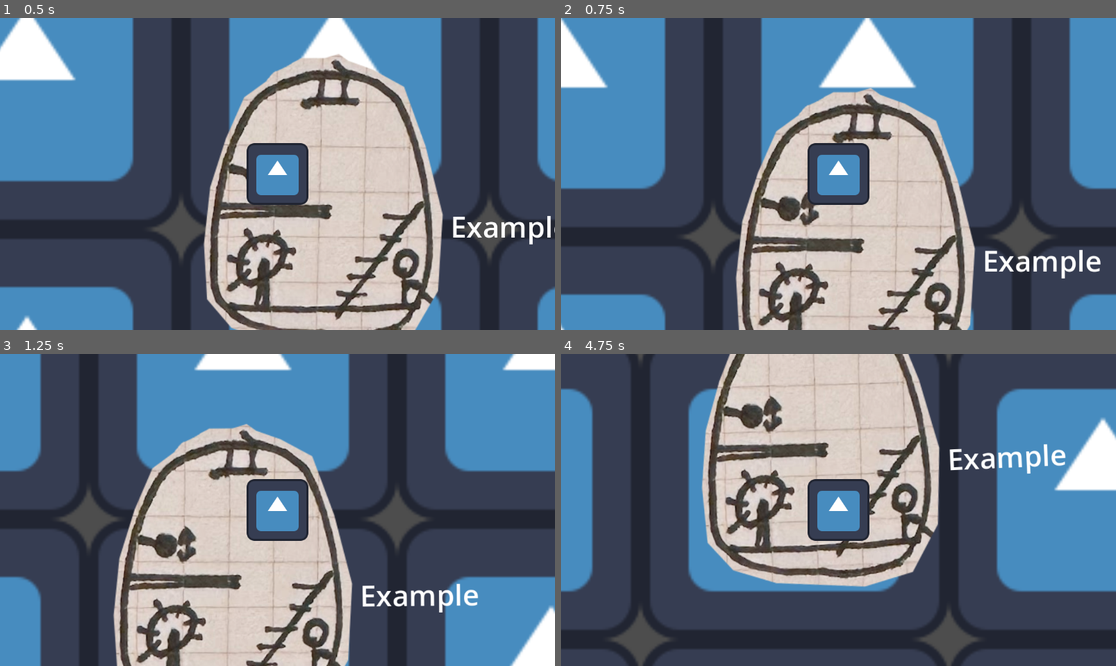
Above: before the commit, frames 1-4 (two rows, left to right).
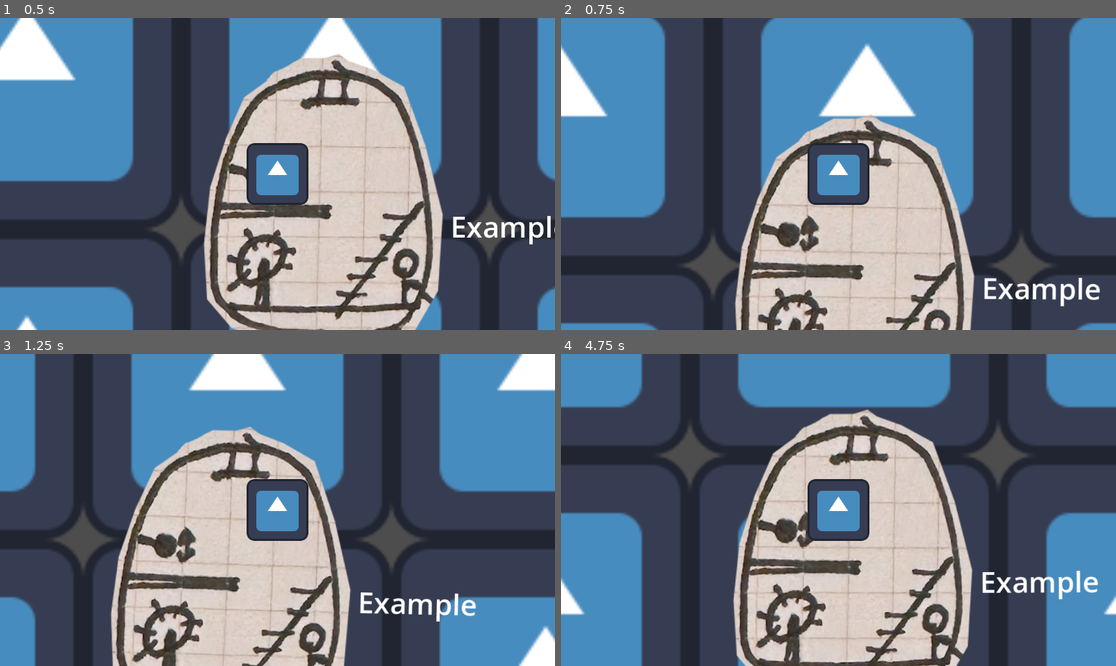
Above: after the commit, the same moments.

Repository: calzila/GGJ_2025
Game: Godot game, scene res://Overworld.tscn
Two runs of this game, one before a commit and one after it. Both use one fixed random seed, a clock stepped at 60 frames per second and the inputs below. The engine's default icon, where the game draws it, is replaced by a stand-in: a white triangle on a blue panel in a dark square.
Inputs:
- Up to frame 1 (0.5 s): no input
- Up to frame 2 (0.75 s): tap Enter (ui_accept) at 0.5 s; hold Right (ui_right) from 0.53 s (still down)
- Up to frame 3 (1.25 s): keep holding Right (ui_right); tap Enter (ui_accept) at 0.77 s
- Up to frame 4 (4.75 s): tap Enter (ui_accept) at 1.52, 3.02, 3.77, 4.52 s; release Right (ui_right) at 2.03 s; hold Left (ui_left) 2.03-2.78 s; hold Right (ui_right) 2.78-4.28 s; hold Left (ui_left) from 4.28 s (still down)

Frame 1 is identical in both runs. In frame 2, 29% of the frame differs, in the area x 0-100%, y 0-100%; in frame 3, 25%; in frame 4, 69%.

Commit message:
Increasing our jump height

Diff:
--- a/character.gd
+++ b/character.gd
@@ -2,7 +2,7 @@
 
 
 const SPEED = 300.0
-const JUMP_VELOCITY = -400.0
+const JUMP_VELOCITY = -700.0
 
 
 func _physics_process(delta: float) -> void:
